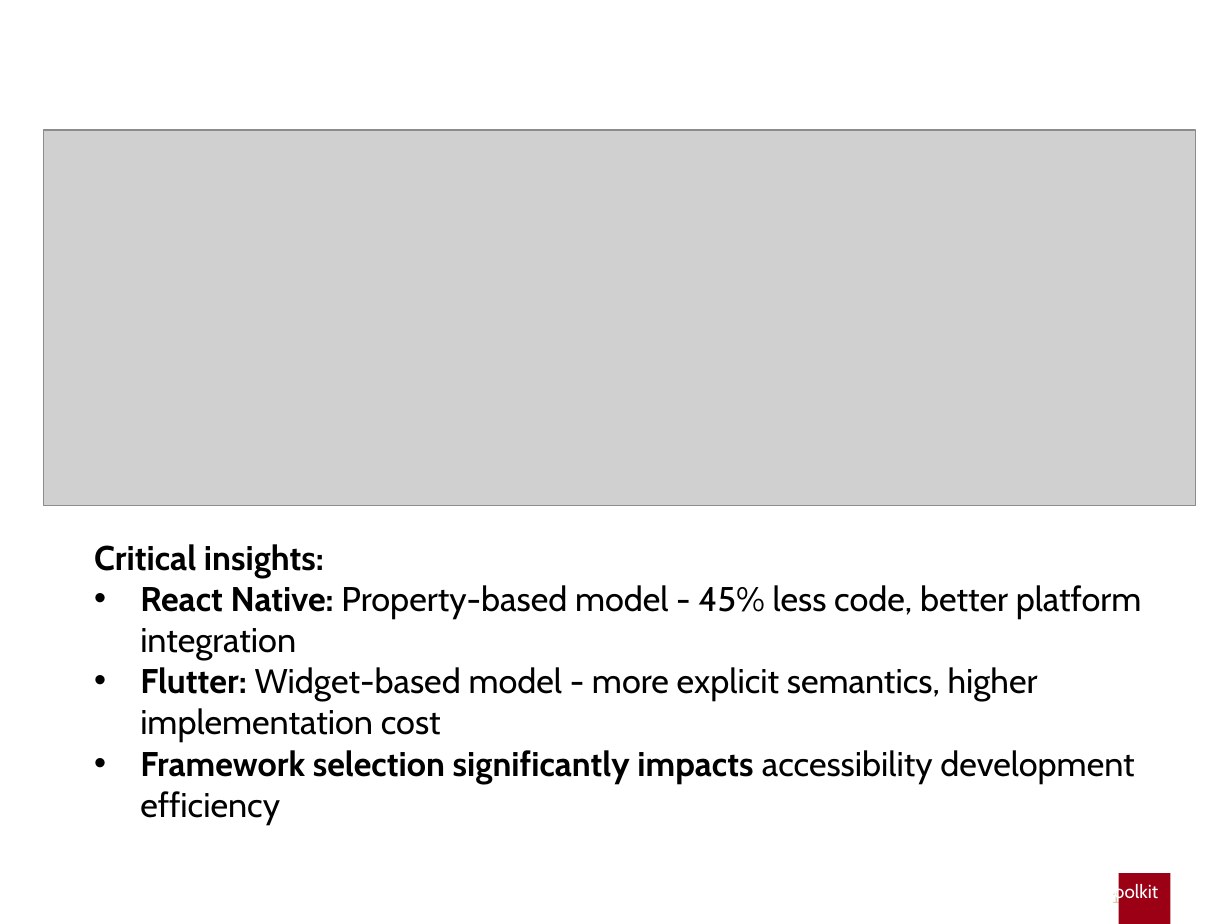
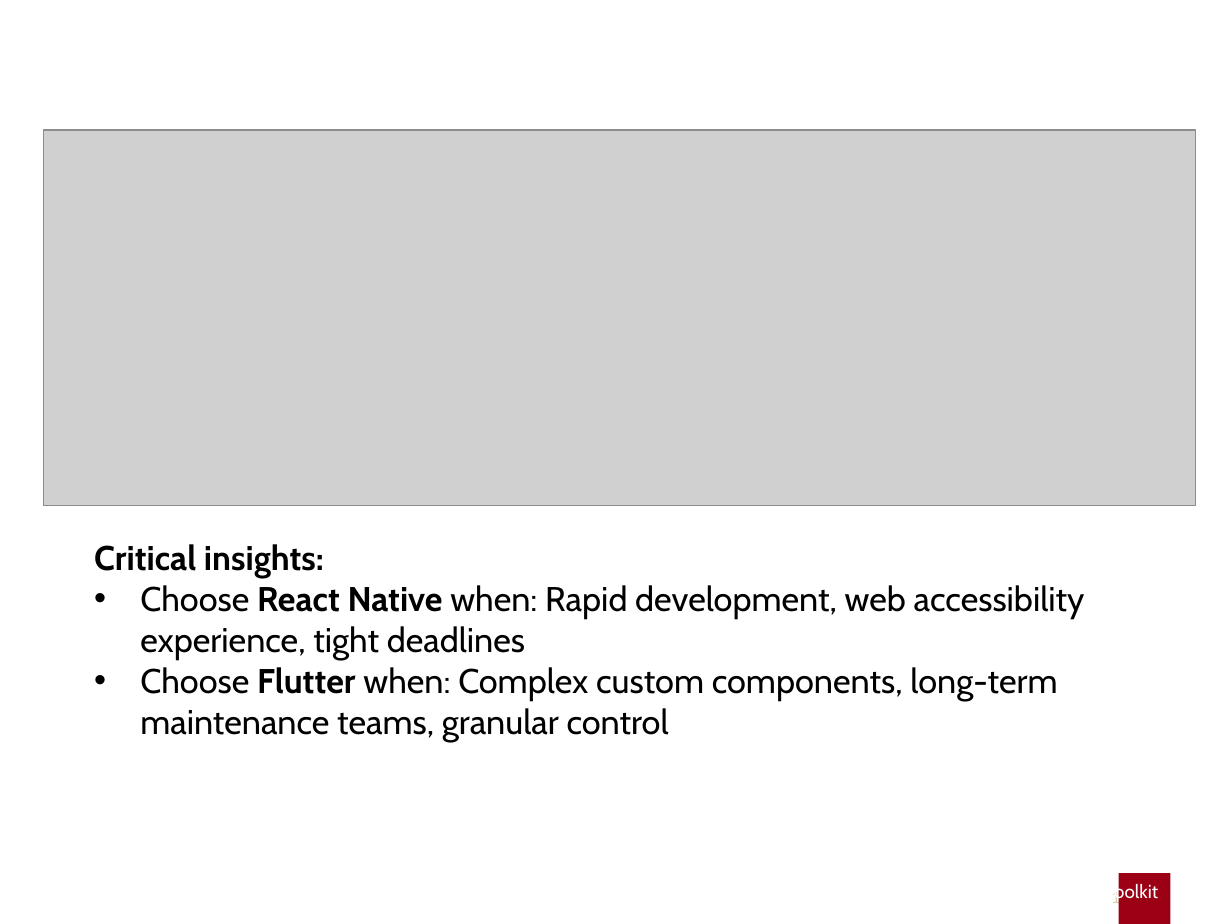
Before and after one commit to gabrielrovesti/Master-Thesis-UniPD, a slide deck: slide 15 of Thesis Presentation/Presentation Gabriel Rovesti.pptx (slide 16 before the commit). Drawn at 1232x924 pixels with LibreOffice and Linux fonts; fonts in the diff are those of the drawing; grey boxes stand for pictures; background and template pictures are left out. Boxes give left, top, right and bottom in pixels: in the first picture for what was removed or moved away, otherwise in the second. Text is boxed around its words. In the diff, an @@ line names an element or a change of style, - is before the commit and + after.

```diff
--- a/Thesis Presentation/Presentation Gabriel Rovesti.pptx
+++ b/Thesis Presentation/Presentation Gabriel Rovesti.pptx
@@ text at (140, 585, 1085, 743): text changed @@
-• React Native: Property-based model - 45% less code, better platform integration
-• Flutter: Widget-based model - more explicit semantics, higher implementation cost
-• Framework selection significantly impacts accessibility development efficiency
+• Choose React Native when: Rapid development, web accessibility experience, tight deadlines
+• Choose Flutter when: Complex custom components, long-term maintenance teams, granular control
```
Also in this commit, not shown: 7 other slides changed, 1 slide removed, 6 other files.
